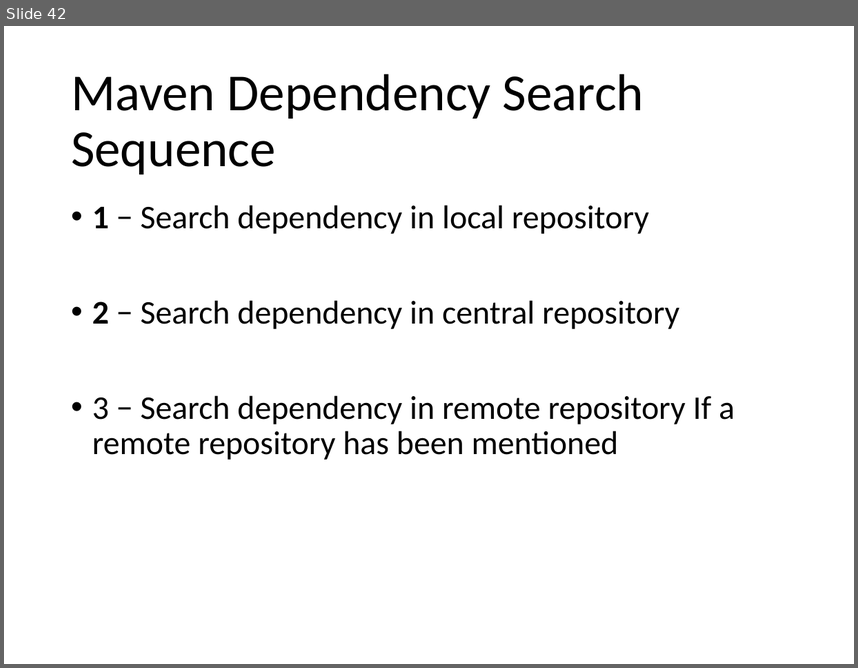
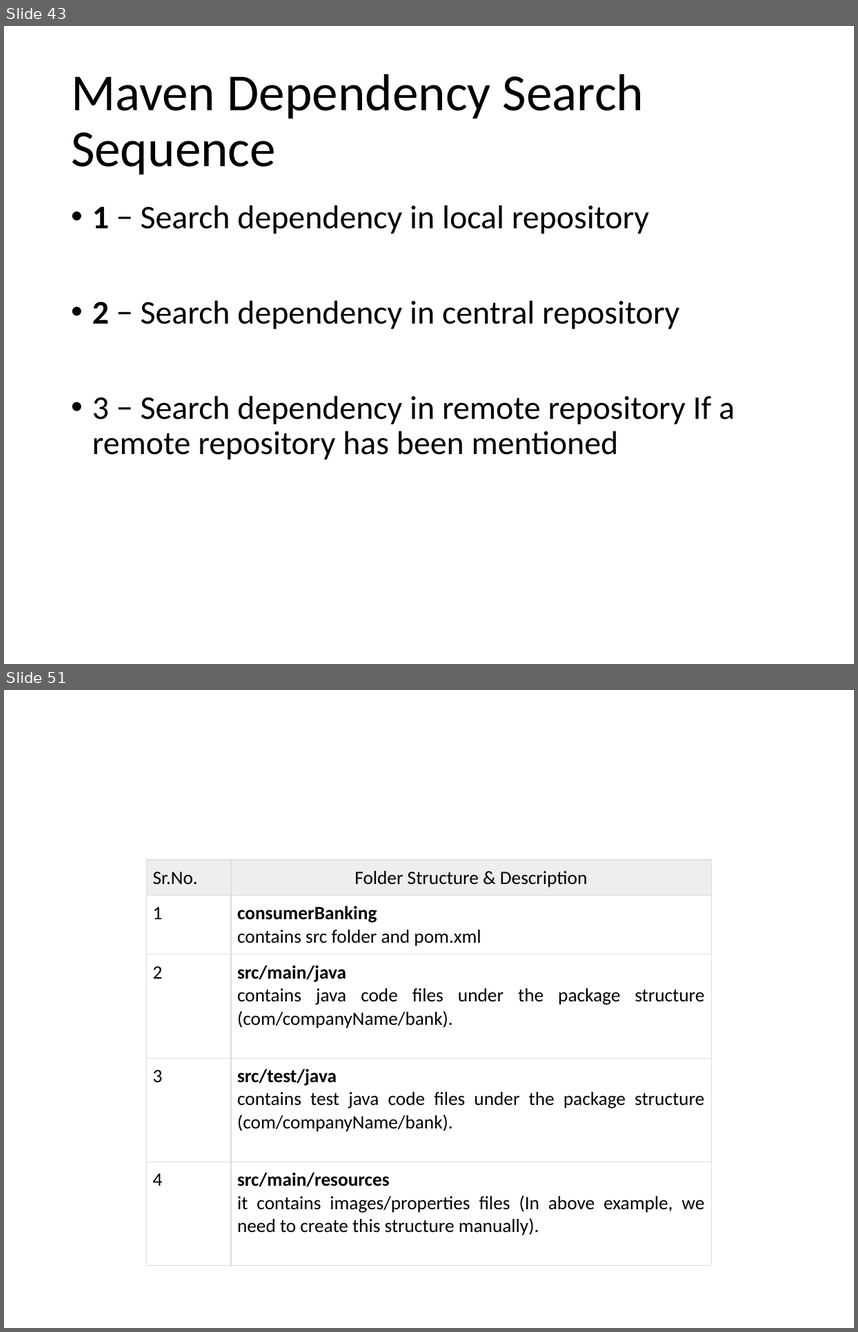
Before and after one commit to lawren43/mytest-repo, a slide deck: test-maven/doc/20191023-Maven Tutorial.pptx. Shown one above the other, each under a label of ours: slide 42 before the commit, slides 43 and 51 after it; the slides between them are not shown. The pictures are 858x668 and 858x1332 pixels, drawn with LibreOffice and Linux fonts; fonts in the diff are those of the drawing. Boxes give left, top, right and bottom in pixels: in the first picture for what was removed or moved away, otherwise in the second. Text is boxed around its words. In the diff, an @@ line names an element or a change of style, - is before the commit and + after.

Commit message:
test

```diff
--- a/test-maven/doc/20191023-Maven Tutorial.pptx
+++ b/test-maven/doc/20191023-Maven Tutorial.pptx
@@ slide 51 added at (4, 690, 854, 1328), background #FFFFFF @@
@@ table added at (147, 860, 711, 1265), 5 rows, 2 columns @@
+Sr.No. | Folder Structure & Description
+1 | consumerBanking / contains src folder and pom.xml
+2 | src/main/java / contains java code files under the package structure (com/companyName/bank).
+3 | src/test/java / contains test java code files under the package structure (com/companyName/bank).
+4 | src/main/resources / it contains images/properties files (In above example, we need to create this structure manually).
@@ what was slide 42 is now slide 43 @@
```
Also in this commit, not shown: 1 slide changed, 89 other slides added, 9 other files.
